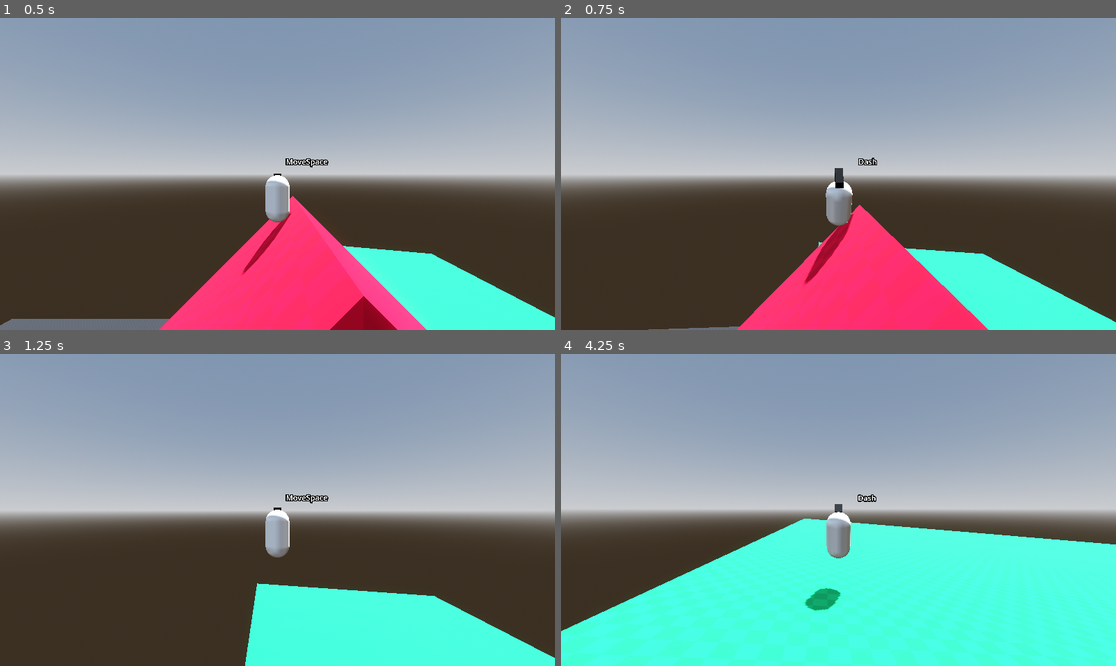
Above: before the commit, frames 1-4 (two rows, left to right).
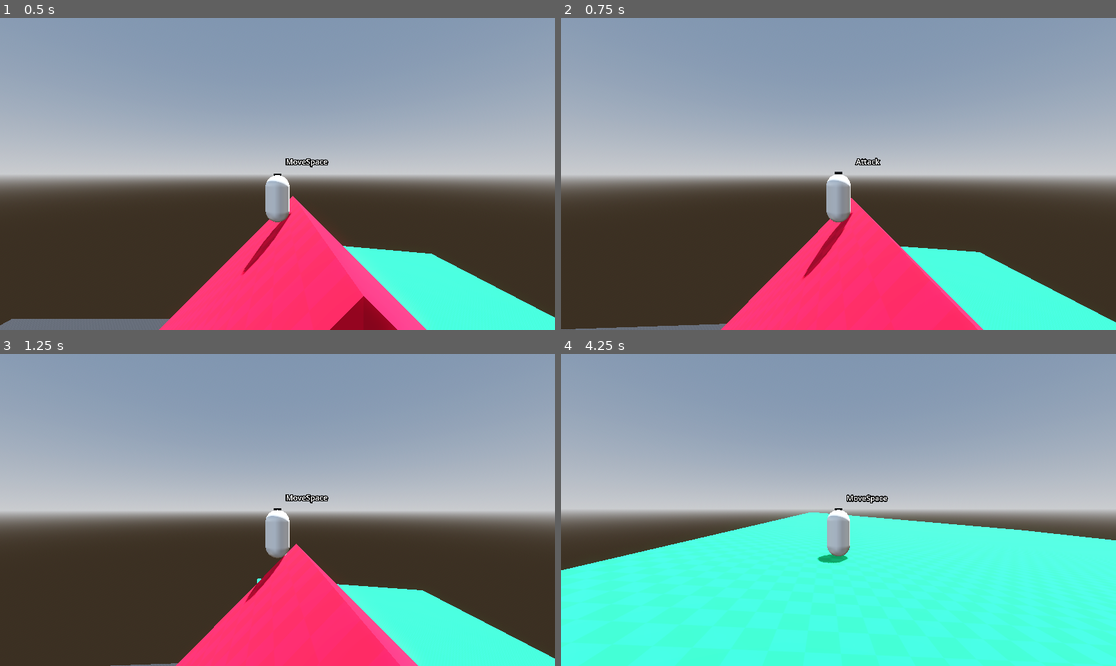
Above: after the commit, the same moments.

Repository: Gjosti/dev-sandbox
Game: Godot game, scene res://Levels/sandbox_level.tscn
Two runs of this game, one before a commit and one after it. Both use one fixed random seed, a clock stepped at 60 frames per second and the inputs below.
Inputs (mouse positions are in pixels of both pictures, inside the frame that each line leads up to):
- Up to frame 1 (0.5 s): no input
- Up to frame 2 (0.75 s): move the mouse to (866, 174) at 0.52 s; hold W (move_forward) from 0.53 s (still down); hold Shift (dash) from 0.53 s (still down); click (866, 174) at 0.67 s
- Up to frame 3 (1.25 s): keep holding W (move_forward); keep holding Shift (dash); tap Space (jump) at 0.77 s
- Up to frame 4 (4.25 s): keep holding W (move_forward); move the mouse to (810, 510) at 1.27 s; release Shift (dash) at 1.28 s; click (810, 510) at 1.35 s; tap Space (jump) at 1.52, 3.02, 3.77 s; tap Shift (dash) at 1.55, 2.3, 2.85, 3.8 s; move the mouse to (849, 503) at 2.02 s; hold Ctrl (crouch) 2.03-2.78 s; move the mouse to (832, 516) at 2.77 s; click (832, 516) at 2.92 s; move the mouse to (877, 513) at 3.52 s; hold Mouse wheel down (scroll_backward) from 3.53 s (still down)

Frame 1 is identical in both runs. In frame 2, 2.6% of the frame differs, in the area x 0-100%, y 44-100%; in frame 3, 8.9%, in the area x 19-100%, y 49-100%; in frame 4, 6.6%.
Error after the commit: Invalid access to property or key 'movement_speed' on a base object of type 'CharacterBody3D (Player)'. (res://Player/dash.gd:33)

Commit message:
simple cleanup

Diff:
--- a/Player/dash.gd
+++ b/Player/dash.gd
@@ -30,7 +30,7 @@
 		else:
 			direction = -player.rig_pivot.global_transform.basis.z.normalized()
 
-		dash_velocity = direction * player.speed * dash_speed_modifier
+		dash_velocity = direction * player.movement_speed * dash_speed_modifier
 
 		# Face dash direction
 		if direction.length() > 0.01:
